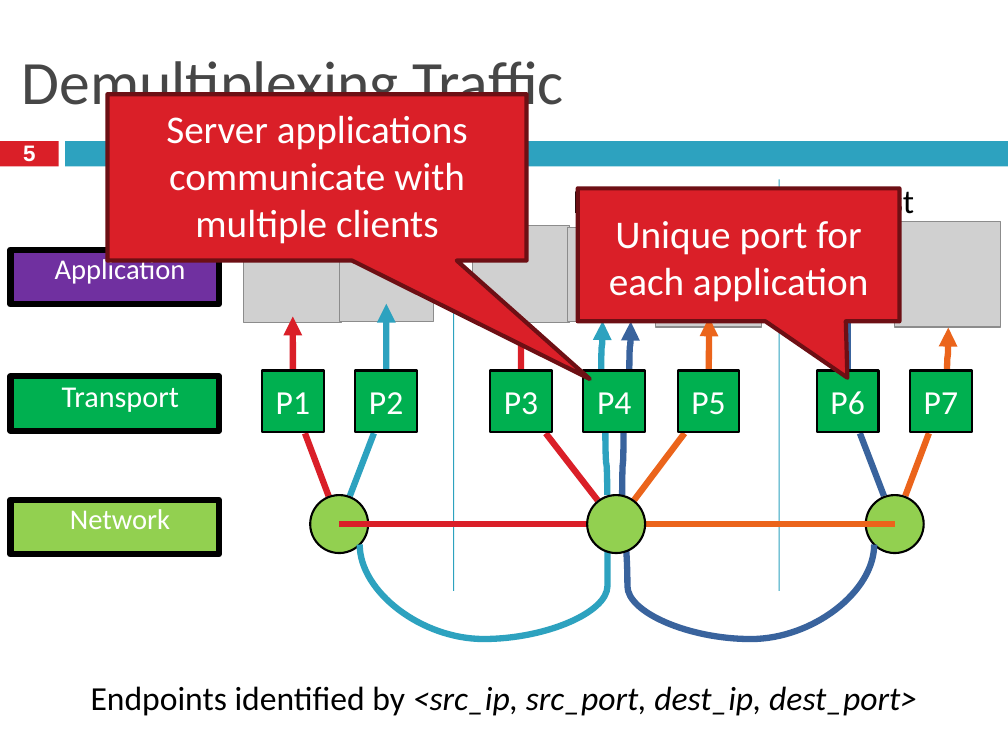
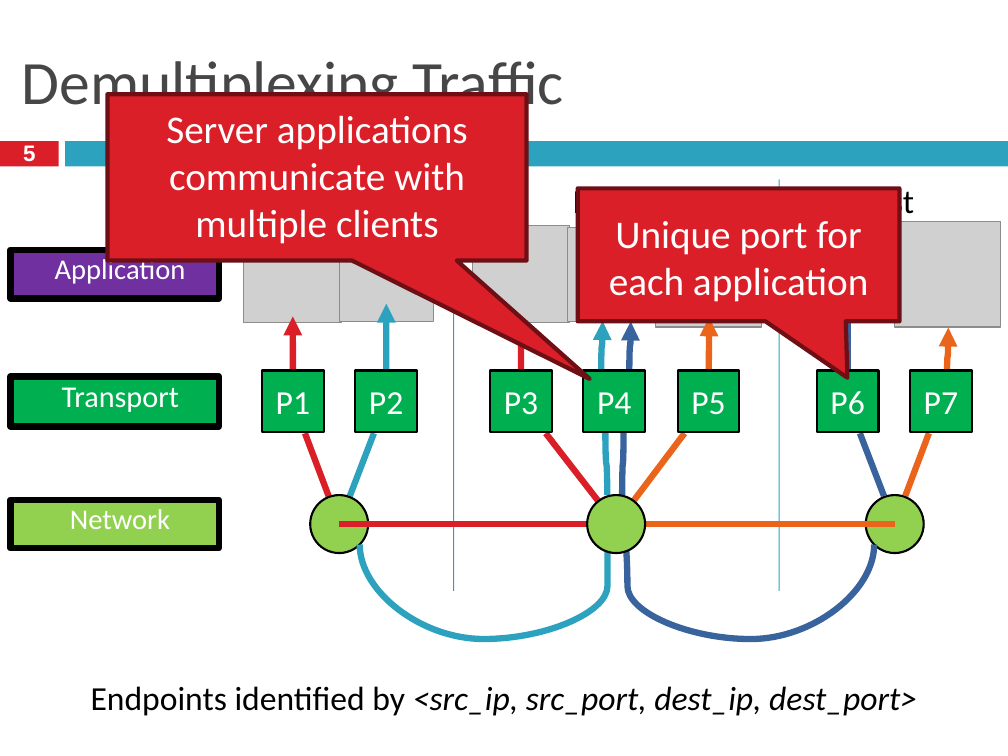
Before and after one commit to taejoong/taejoong.github.io, a slide deck: slide 5 of courses/csci-351/handouts/13-Transport-1.pptx. Drawn at 1008x756 pixels with LibreOffice and Linux fonts; fonts in the diff are those of the drawing; grey boxes stand for pictures. Boxes give left, top, right and bottom in pixels: in the first picture for what was removed or moved away, otherwise in the second. Text is boxed around its words. In the diff, an @@ line names an element or a change of style, - is before the commit and + after.

Commit message:
slides

```diff
--- a/courses/csci-351/handouts/13-Transport-1.pptx
+++ b/courses/csci-351/handouts/13-Transport-1.pptx
@@ rectangle "Application": place and size @@
-rectangle "Application" at bbox=[10, 250, 219, 304]
+rectangle "Application" at bbox=[10, 250, 219, 298]
@@ rectangle "Transport": place and size @@
-rectangle "Transport" at bbox=[10, 376, 219, 430]
+rectangle "Transport" at bbox=[10, 376, 219, 426]
@@ rectangle "Network": place and size @@
-rectangle "Network" at bbox=[10, 500, 219, 554]
+rectangle "Network" at bbox=[10, 500, 219, 548]
```
Also in this commit, not shown: 2 slides removed, 3 other files.
